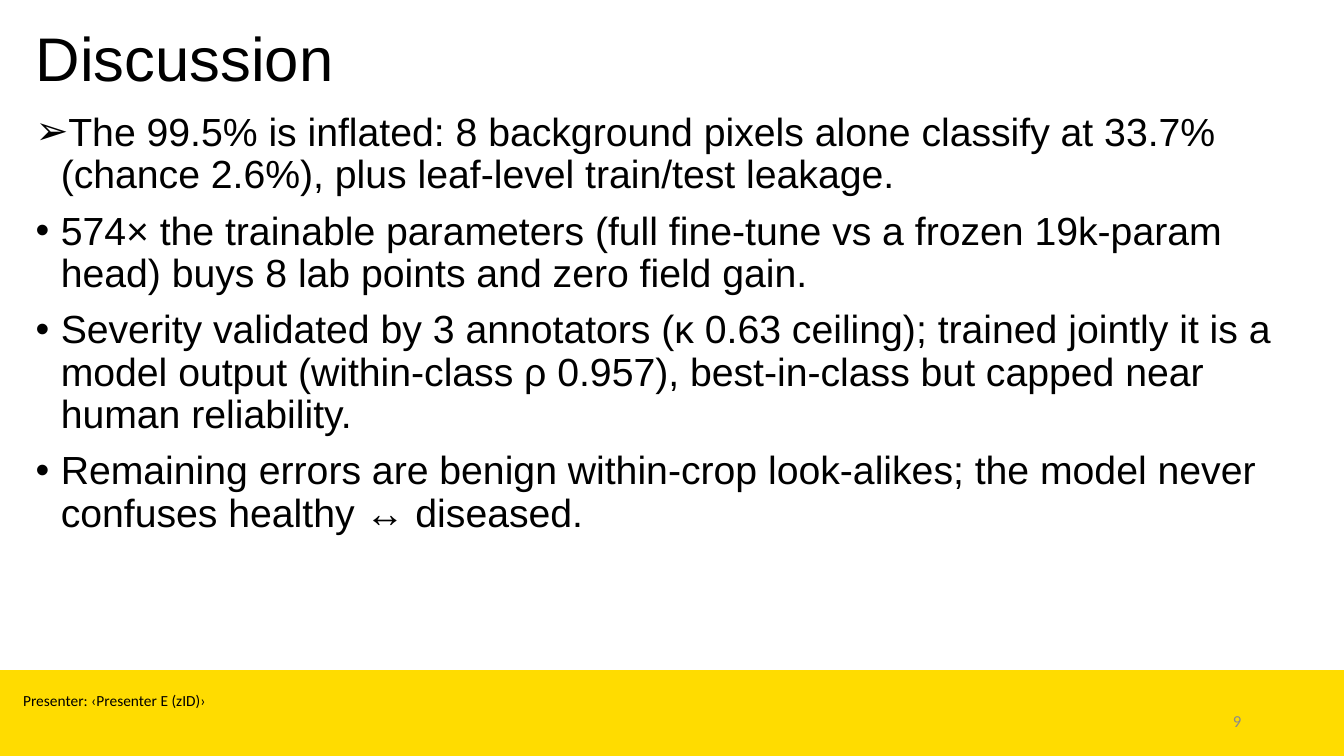
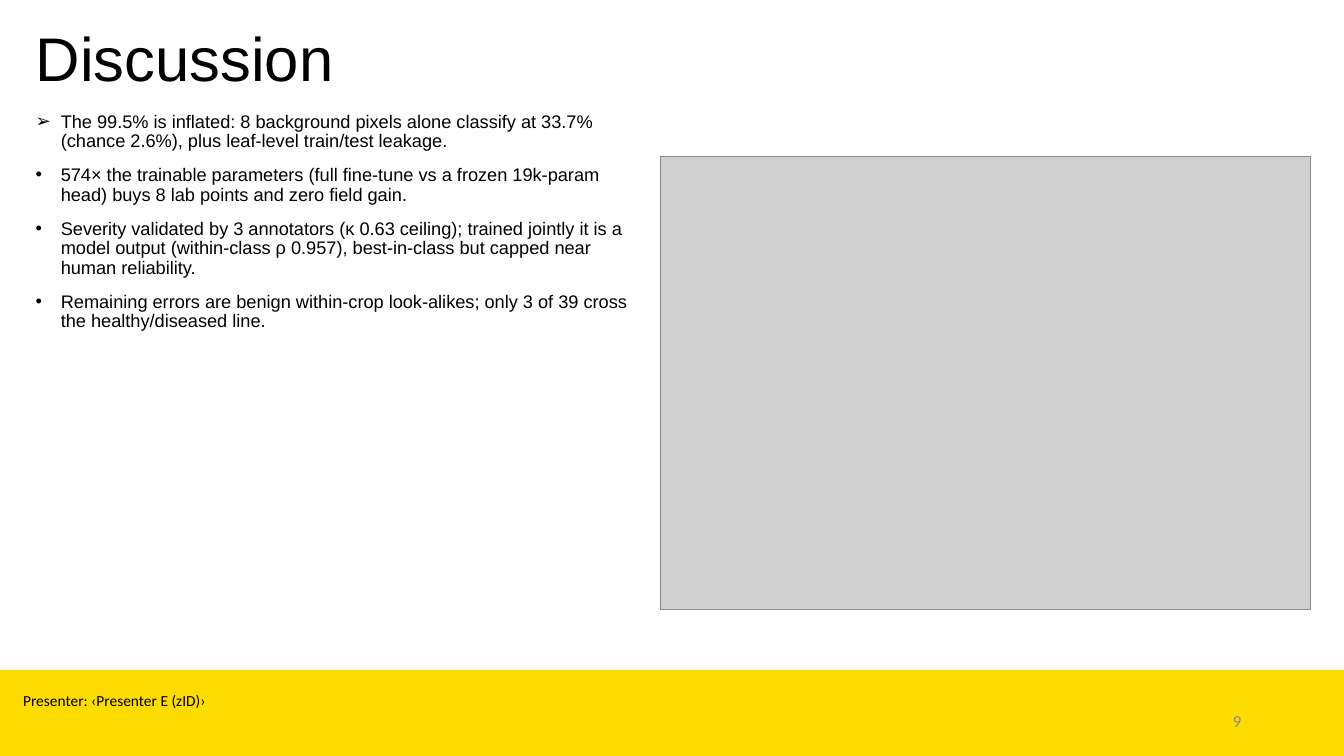
Before and after one commit to Mio812/plant-disease-detection, a slide deck: slide 9 of report/COMP9444_Presentation.pptx. Drawn at 1344x756 pixels with LibreOffice and Linux fonts; fonts in the diff are those of the drawing; grey boxes stand for pictures; background and template pictures are left out. Boxes give left, top, right and bottom in pixels: in the first picture for what was removed or moved away, otherwise in the second. Text is boxed around its words. In the diff, an @@ line names an element or a change of style, - is before the commit and + after.

Commit message:
Add six figures to report and slides; fix the healthy/diseased crossing claim
Tutor feedback: the report and deck lacked figures and the confusion matrix was missing. Adds tools/make_figures.py, which builds six print-quality figures straight from the committed result artefacts (nothing hand-entered): the 38-class confusion matrix, per-disease recall, the lab-to-field collapse, the frozen-vs-full parameter control, the adaptation curve, and severity vs the human ceiling. All six are embedded in the report with captions; the confusion matrix, the collapse and the adaptation curve also go on the Results, Discussion and Conclusion slides, using the template's own picture slot and narrowing the body text to fit.

Also corrects a factual error the figures exposed. Every deliverable claimed no error crosses the healthy/diseased boundary -- true on the old leaky split, false on the honest one, where 3 of 39 errors cross it and 2 of those are diseased leaves called healthy (the costlier direction). Binary is therefore 99.96%, not a perfect 100%. Related: per-disease figures and text were mixing two different ensembles (evaluate.py at 99.53% vs ensemble.py at 99.54%); everything now reads the evaluate.py source that the headline uses, so Tomato early blight is 93%, not 91%, and the notebook counts agree with the report.

```diff
--- a/report/COMP9444_Presentation.pptx
+++ b/report/COMP9444_Presentation.pptx
@@ text at bbox=[61, 114, 622, 278]: size 28 to 13 pt in "The 99.5% is inflated: 8 background pixels ...", "574× the trainable parameters (full fine-tune vs ...", "Severity validated by 3 annotators (κ 0.63 ..." @@
@@ picture added at bbox=[660, 156, 1311, 610] @@
@@ text at bbox=[61, 294, 627, 331]: text changed; size 28 to 13 pt @@
-• Remaining errors are benign within-crop look-alikes; the model never confuses healthy ↔ diseased.
+• Remaining errors are benign within-crop look-alikes; only 3 of 39 cross the healthy/diseased line.
```
Also in this commit, not shown: 2 other slides changed, 13 other files.
